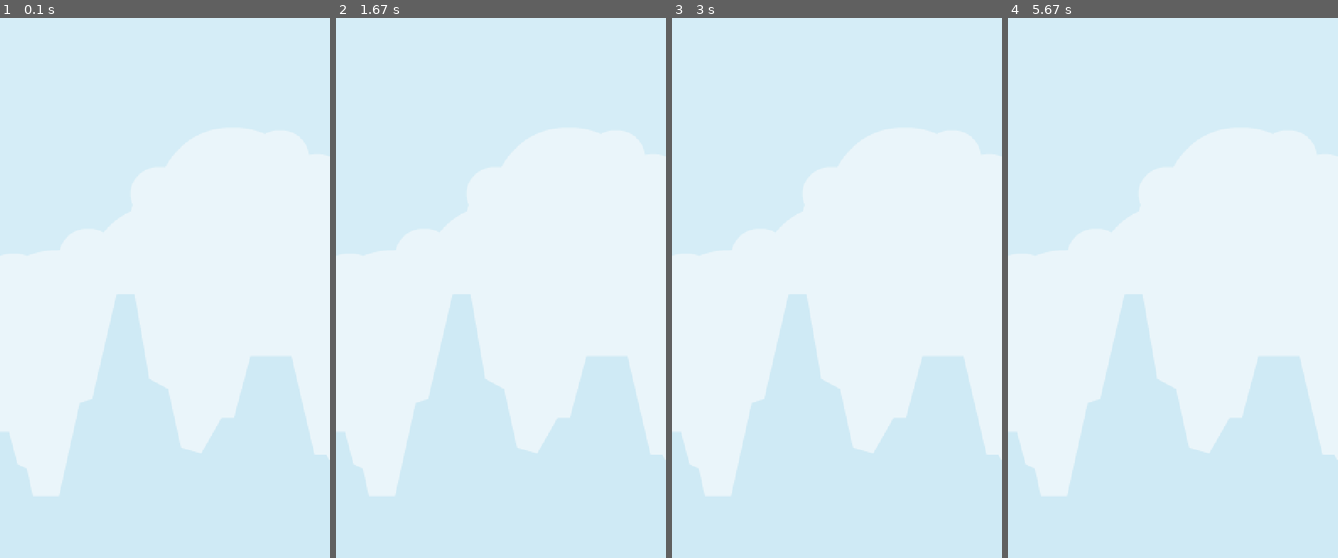
Above: before the commit, frames 1-4 (left to right).
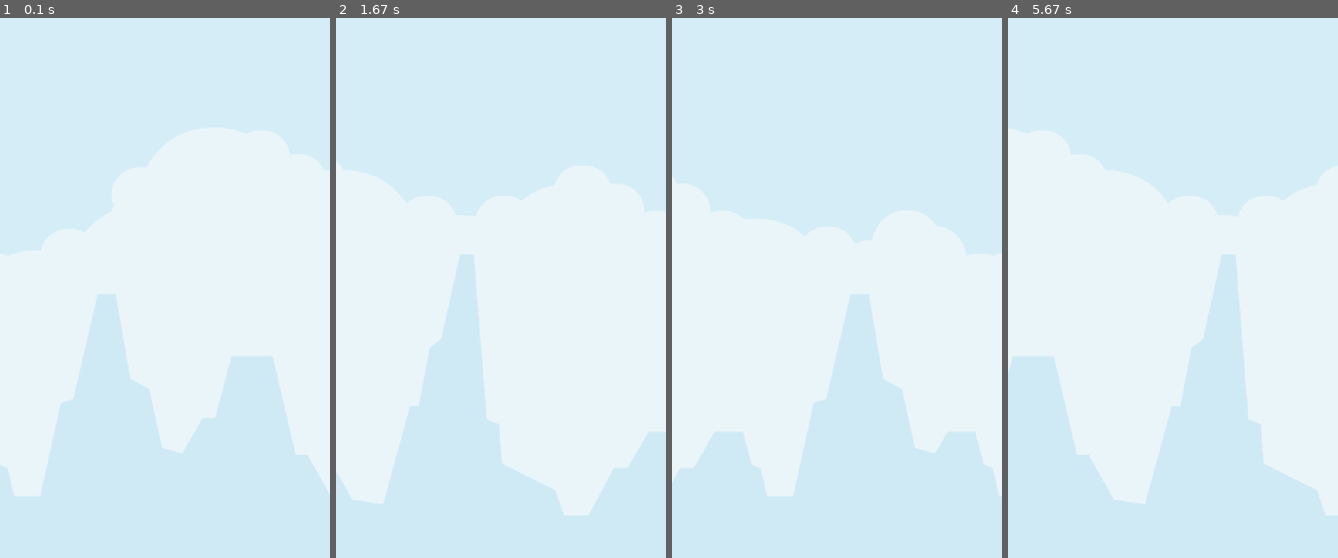
Above: after the commit, the same moments.

Repository: brccabral/Python_Pygame_SideScroller
Game: pygame game, started from code/main.py
Same seed, same stepped clock (60 frames per second), same inputs: the game is played once before the commit and once after it.
Inputs:
- Up to frame 1 (0.1 s): no input
- Up to frame 2 (1.67 s): no input
- Up to frame 3 (3 s): no input
- Up to frame 4 (5.67 s): no input

The runs differ from the first frame. In frame 1, 6.3% of the frame differs, in the area x 0-100%, y 51-89%; in frame 2, 9.0%; in frame 3, 13%; in frame 4, 19%, in the area x 0-100%, y 43-93%.

Commit message:
background movement

Diff:
--- a/code/main.py
+++ b/code/main.py
@@ -42,6 +42,8 @@
                     sys.exit()
 
             # game logic
+            self.display_surface.fill((0, 0, 0))
+            self.all_sprites.update(dt)
             self.all_sprites.draw(self.display_surface)
 
             pygame.display.update()
--- a/code/sprites.py
+++ b/code/sprites.py
@@ -8,5 +8,17 @@
         bg_image = pygame.image.load("graphics/environment/background.png").convert()
         full_height = bg_image.get_height() * scale_factor
         full_width = bg_image.get_width() * scale_factor
-        self.image = pygame.transform.scale(bg_image, (full_width, full_height))
+        full_sized_bg = pygame.transform.scale(bg_image, (full_width, full_height))
+
+        self.image = pygame.Surface((full_width * 2, full_height))
+        self.image.blit(full_sized_bg, (0, 0))
+        self.image.blit(full_sized_bg, (full_width, 0))
+
         self.rect = self.image.get_rect(topleft=(0, 0))
+        self.pos = pygame.math.Vector2(self.rect.topleft)
+
+    def update(self, dt: float):
+        self.pos.x -= 300 * dt
+        if self.rect.right <= 0:
+            self.pos.x = 0
+        self.rect.x = round(self.pos.x)
